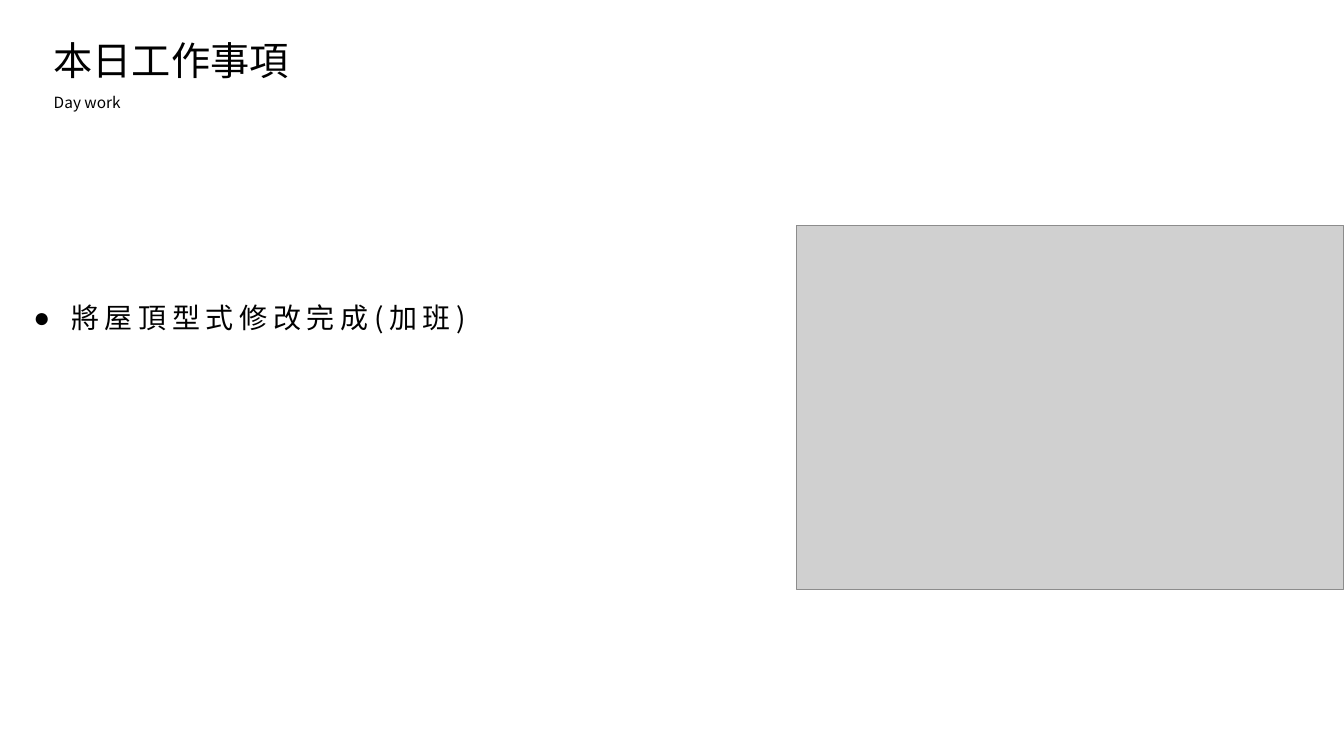
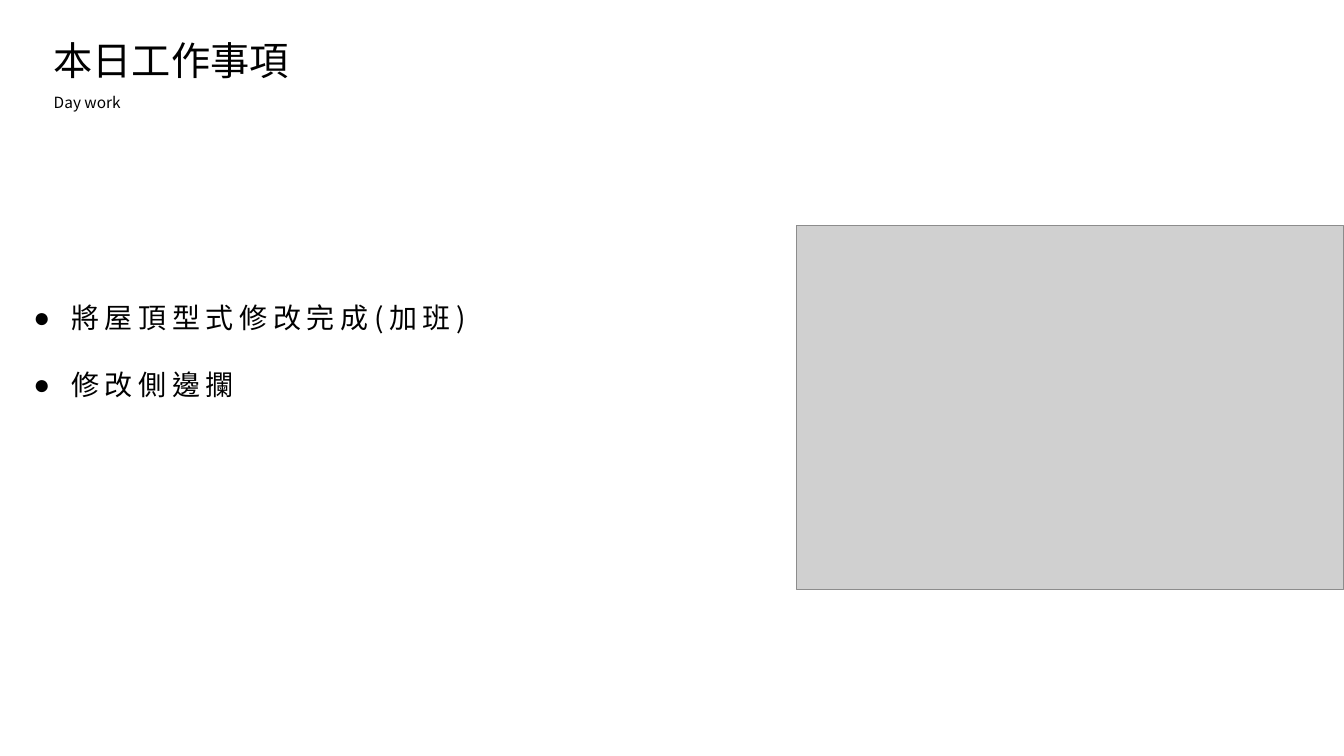
Before and after one commit to king637324/KnowledgeGreenhouseSystem, a slide deck: slide 2 of 工作日報_葉柏漢/2021.08/2021.08.06(加班)~2021.08.09工作日報_葉柏漢.pptx. Drawn at 1344x756 pixels with LibreOffice and Linux fonts; fonts in the diff are those of the drawing; grey boxes stand for pictures. Boxes give left, top, right and bottom in pixels: in the first picture for what was removed or moved away, otherwise in the second. Text is boxed around its words. In the diff, an @@ line names an element or a change of style, - is before the commit and + after.

```diff
--- a/工作日報_葉柏漢/2021.08/2021.08.06(加班)~2021.08.09工作日報_葉柏漢.pptx
+++ b/工作日報_葉柏漢/2021.08/2021.08.06(加班)~2021.08.09工作日報_葉柏漢.pptx
@@ text at [71,371,234,398]: paragraph added @@
+● 修改側邊攔
```
Also in this commit, not shown: 1 slide added, 4 other files.
